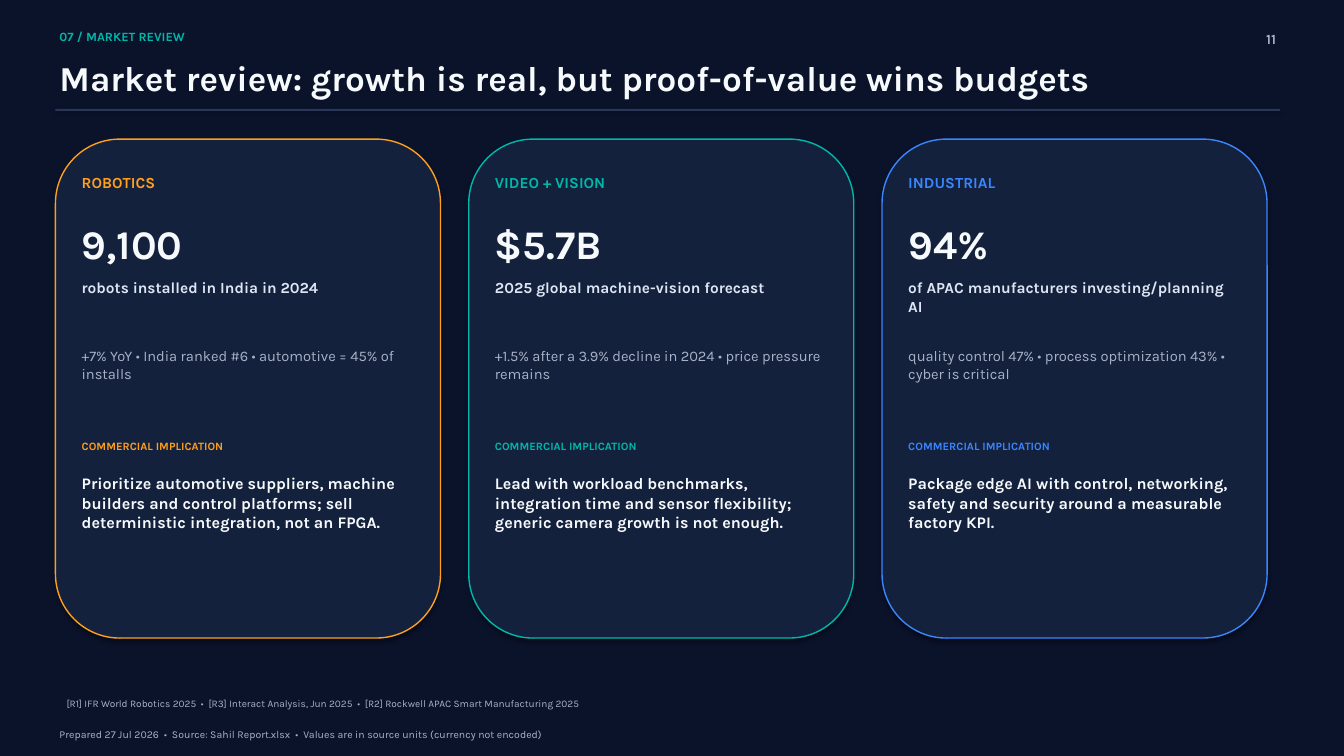
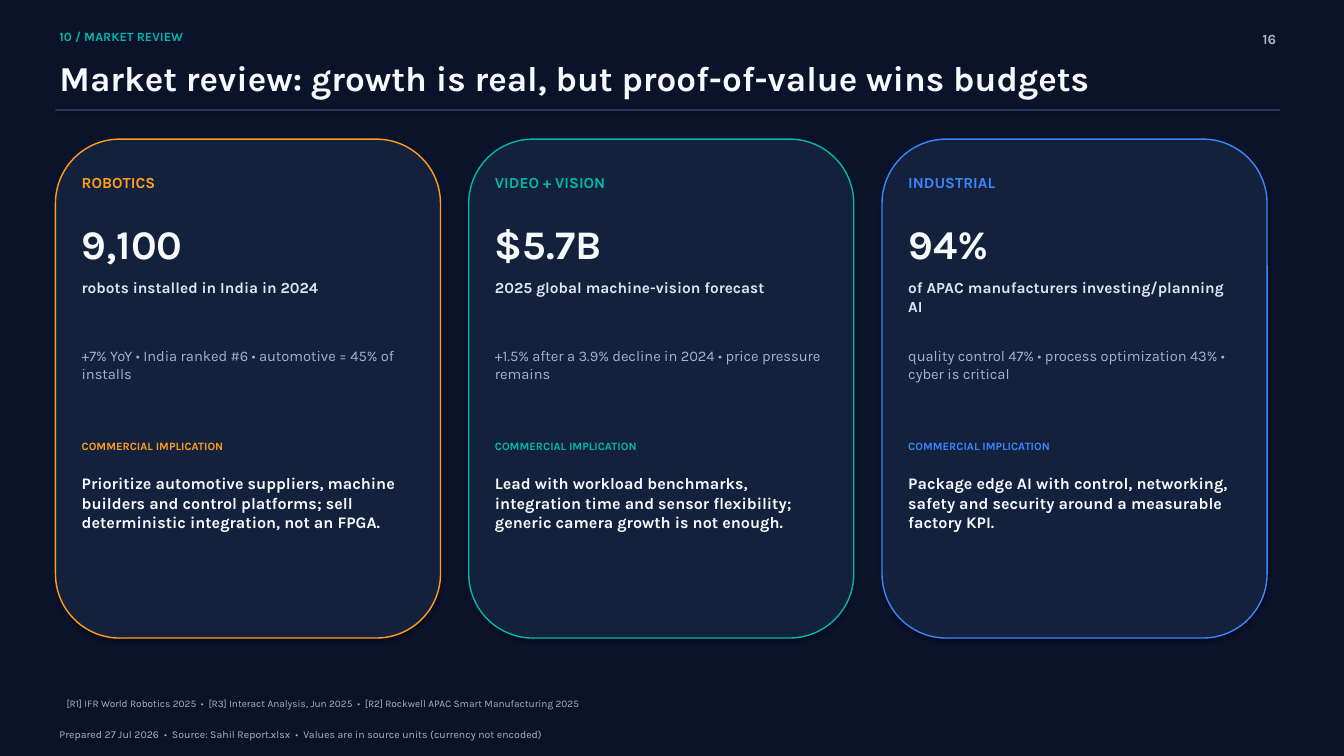
Before and after one commit to sahilpat28/Cursor_Sahil, a slide deck: slide 16 of qbr/output/Sahil_QBR_2026-07-29.pptx (slide 11 before the commit). Drawn at 1344x756 pixels with LibreOffice and Linux fonts; fonts in the diff are those of the drawing. Boxes give left, top, right and bottom in pixels: in the first picture for what was removed or moved away, otherwise in the second. Text is boxed around its words. In the diff, an @@ line names an element or a change of style, - is before the commit and + after.

```diff
--- a/qbr/output/Sahil_QBR_2026-07-29.pptx
+++ b/qbr/output/Sahil_QBR_2026-07-29.pptx
@@ text at box(59, 32, 183, 41): text changed @@
-07 / MARKET REVIEW
+10 / MARKET REVIEW
@@ text at box(1263, 35, 1276, 44): text changed @@
-11
+16
```
Also in this commit, not shown: 12 other slides changed, 5 slides added, 3 other files.
